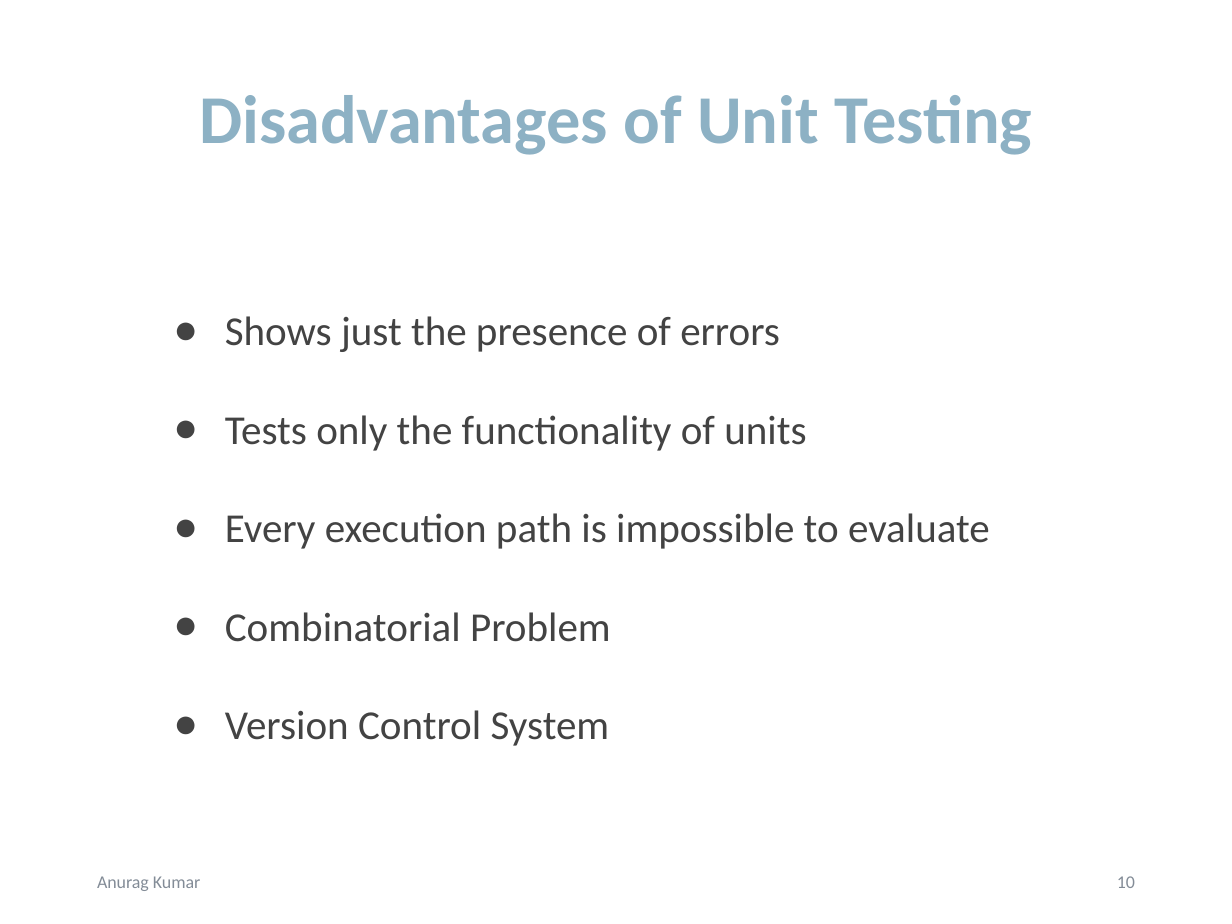
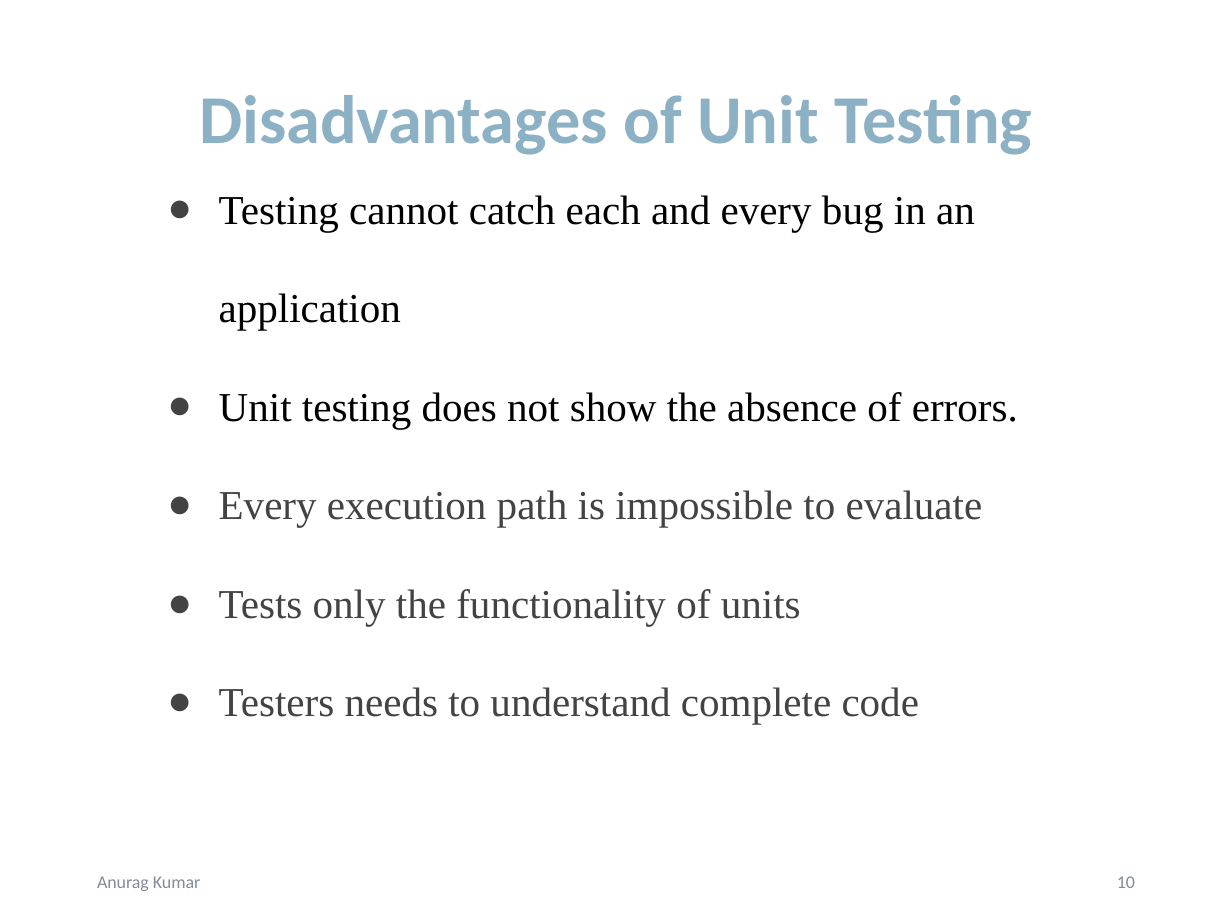
Before and after one commit to NilanthaD/44663-01_WS02_ImplementingUnitTests, a slide deck: slide 10 of DocumentationAndPresentation/44663-01_WS02_UnitTests.pptx. Drawn at 1232x924 pixels with LibreOffice and Linux fonts; fonts in the diff are those of the drawing. Boxes give left, top, right and bottom in pixels: in the first picture for what was removed or moved away, otherwise in the second. Text is boxed around its words. In the diff, an @@ line names an element or a change of style, - is before the commit and + after.

Commit message:
unit test

```diff
--- a/DocumentationAndPresentation/44663-01_WS02_UnitTests.pptx
+++ b/DocumentationAndPresentation/44663-01_WS02_UnitTests.pptx
@@ text "Testing cannot catch each and ..." moved from (x1=225, y1=316, x2=990, y2=746) to (x1=219, y1=195, x2=1018, y2=717) @@
@@ text at (x1=219, y1=195, x2=1018, y2=527): text changed; font Calibri to Times New Roman; text colour #434343 to #000000 @@
-● Shows just the presence of errors
+● Testing cannot catch each and every bug in an application
+● Unit testing does not show the absence of errors.
+● Every execution path is impossible to evaluate
@@ text at (x1=219, y1=589, x2=801, y2=626): font Calibri to Times New Roman in "Tests only the functionality of units" @@
@@ text at (x1=219, y1=687, x2=919, y2=717): text changed; font Calibri to Times New Roman @@
-● Every execution path is impossible to evaluate
-● Combinatorial Problem
-● Version Control System
+● Testers needs to understand complete code
```
Also in this commit, not shown: 2 other slides changed.
